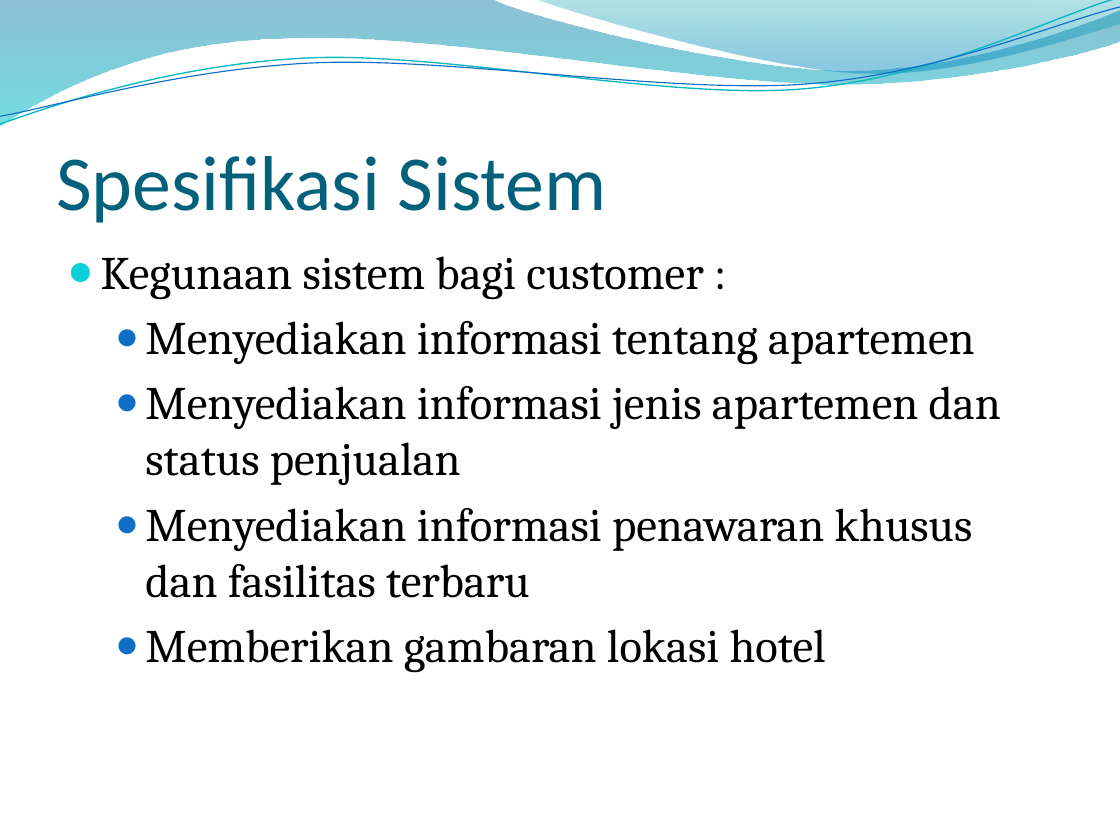
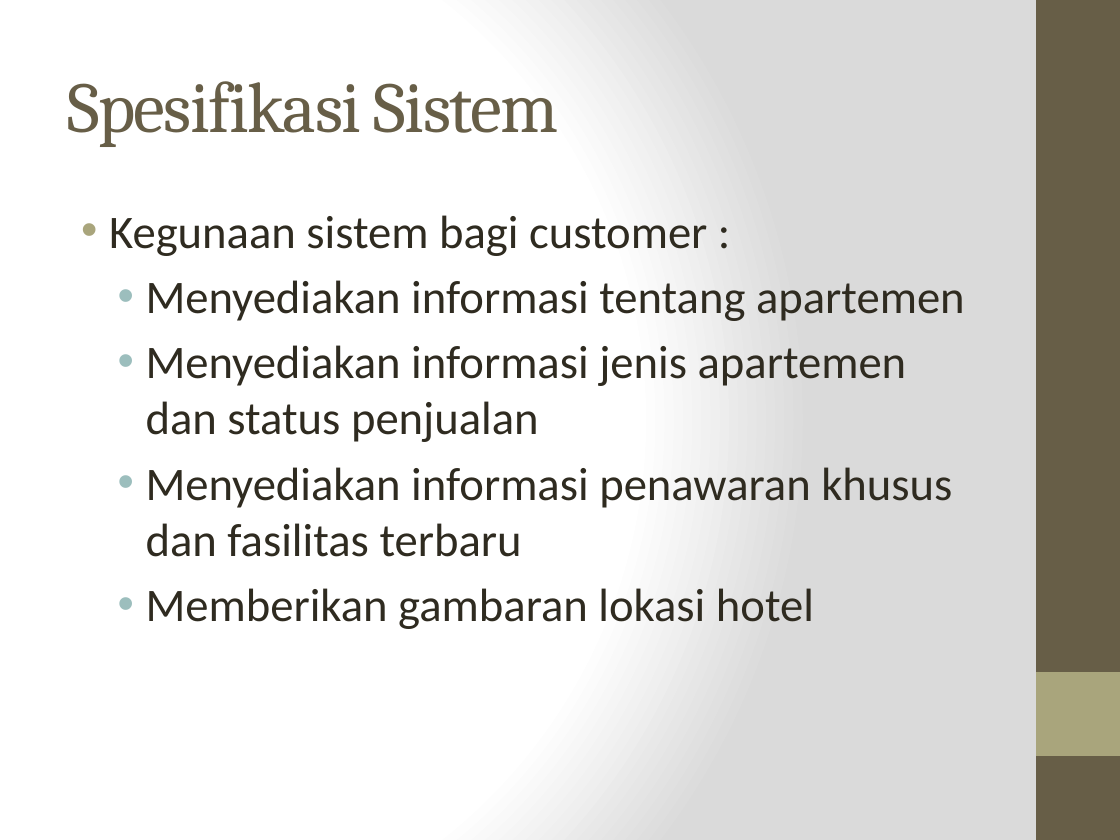
Before and after one commit to FredyOngJaya/tugas-kuliah, a slide deck: slide 2 of IMK/SuvABeWe.pptx. Drawn at 1120x840 pixels with LibreOffice and Linux fonts; fonts in the diff are those of the drawing; background and template pictures are left out. Boxes give left, top, right and bottom in pixels: in the first picture for what was removed or moved away, otherwise in the second. Text is boxed around its words. In the diff, an @@ line names an element or a change of style, - is before the commit and + after.

```diff
--- a/IMK/SuvABeWe.pptx
+++ b/IMK/SuvABeWe.pptx
@@ background picture (left out) to gradient #FFFFFF to #DADADA @@
@@ freeform shape removed at [0, 0, 1120, 127] @@
@@ freeform shape removed at [0, 0, 1120, 131] @@
@@ freeform shape removed at [0, 7, 1120, 125] @@
@@ freeform shape removed at [536, 0, 1120, 77] @@
@@ rectangle added at [1036, 0, 1120, 840], fill #675E47 @@
@@ title "Spesifikasi Sistem": place and size @@
-title "Spesifikasi Sistem" at [56, 156, 607, 223]
+title "Spesifikasi Sistem" at [67, 81, 559, 147]
@@ title "Spesifikasi Sistem" at [67, 81, 559, 147]: size 50 to 46 pt, font Calibri to Cambria, text colour #04617B to #675E47, letter spacing 0 to -1 pt; vertical alignment bottom to middle @@
@@ text "Kegunaan sistem bagi customer :": place and size @@
-text "Kegunaan sistem bagi customer :" at [101, 256, 1001, 673]
+text "Kegunaan sistem bagi customer :" at [109, 215, 965, 629]
@@ text "Kegunaan sistem bagi customer :" at [109, 215, 965, 629]: font Cambria to Calibri, text colour #000000 to #2F2B20; bullet ● to •; bullet colour #0BD0D9 to #A9A57C; bullet colour #0F6FC6 to #9CBEBD @@
@@ rectangle added at [1036, 672, 1120, 756], fill #A9A57C @@
```
Also in this commit, not shown: 5 other slides changed, 4 slides added.
